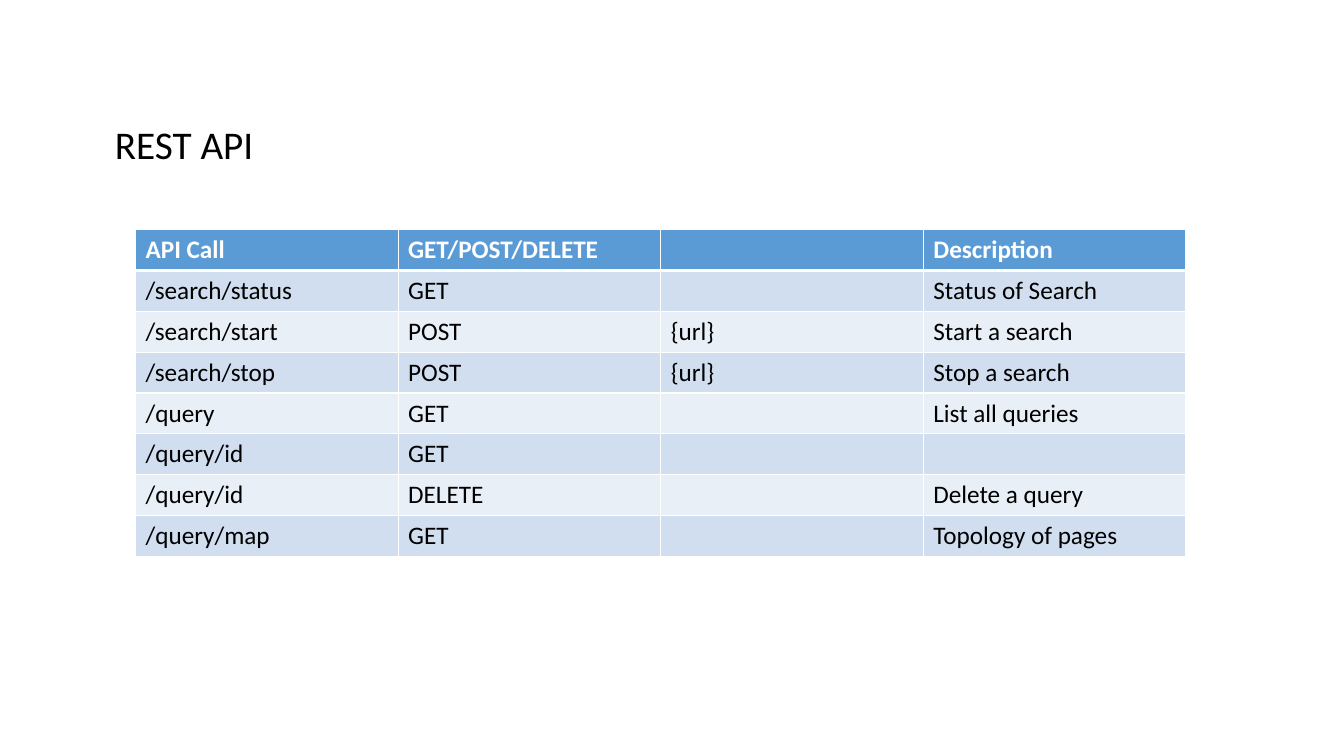
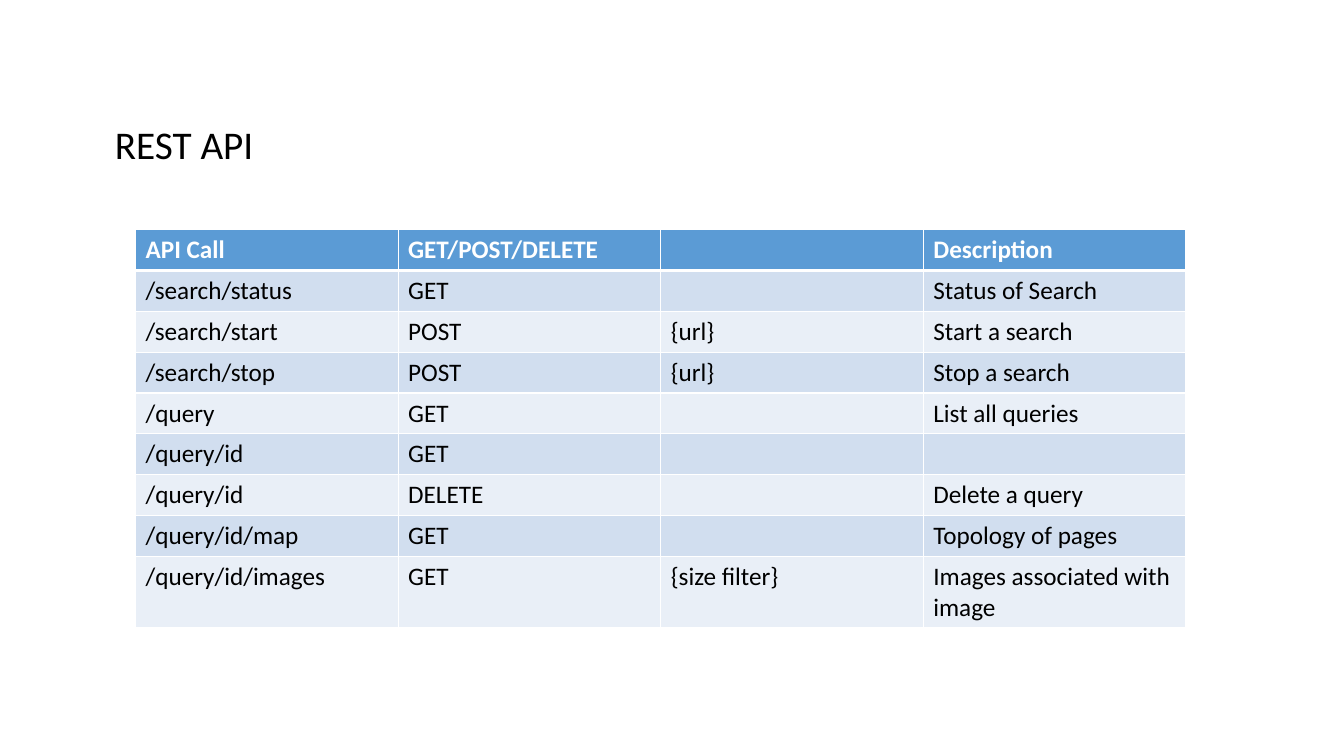
Before and after one commit to datim/squid, a slide deck: slide 16 of docs/design.pptx. Drawn at 1344x756 pixels with LibreOffice and Linux fonts; fonts in the diff are those of the drawing. Boxes give left, top, right and bottom in pixels: in the first picture for what was removed or moved away, otherwise in the second. Text is boxed around its words. In the diff, an @@ line names an element or a change of style, - is before the commit and + after.

```diff
--- a/docs/design.pptx
+++ b/docs/design.pptx
@@ table at bbox=[135, 230, 1188, 627] @@
-row 8: /query/map | GET |  | Topology of pages
+row 8: /query/id/map | GET |  | Topology of pages
+row 9: /query/id/images | GET | {size filter} | Images associated with image
```
Also in this commit, not shown: 10 other files.
